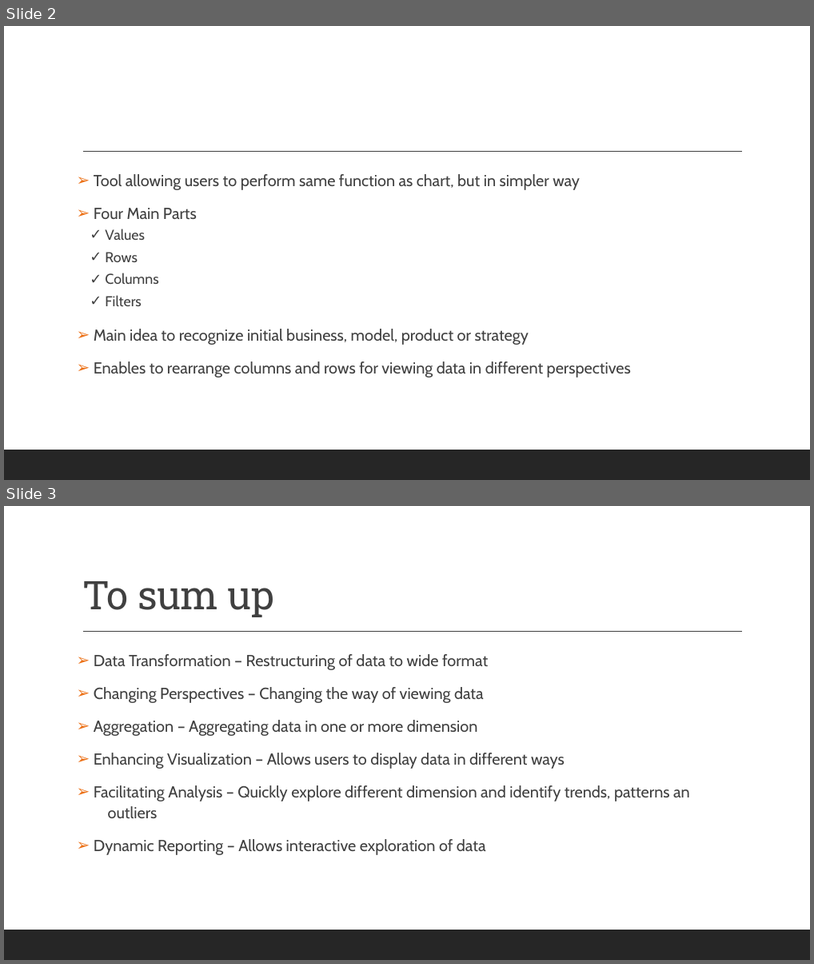
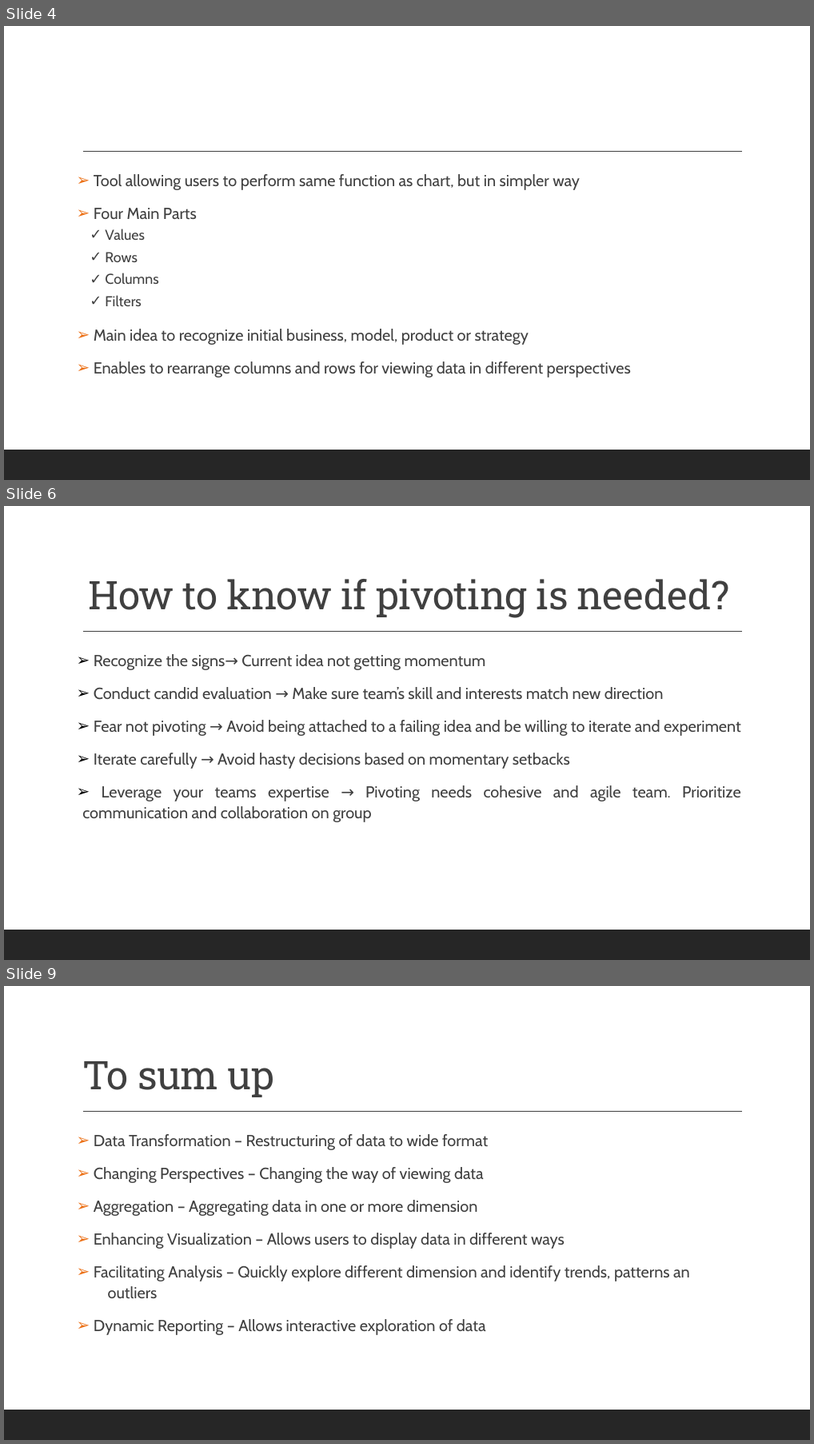
Before and after one commit to spaggiari65/present, a slide deck: PIVOTING.pptx. Shown one above the other, each under a label of ours: slides 2 and 3 before the commit, slides 4, 6 and 9 after it; the slides between them are not shown. The pictures are 814x964 and 814x1444 pixels, drawn with LibreOffice and Linux fonts; fonts in the diff are those of the drawing. Boxes give left, top, right and bottom in pixels: in the first picture for what was removed or moved away, otherwise in the second. Text is boxed around its words. In the diff, an @@ line names an element or a change of style, - is before the commit and + after.

```diff
--- a/PIVOTING.pptx
+++ b/PIVOTING.pptx
@@ slide 6 added at [4,506,810,960], background #FFFFFF; not listed: 2 template elements that a slide beside it also shows @@
@@ title added at [89,579,730,618], 47 pt, text #404040 @@
+How to know if pivoting is needed?
@@ text added at [82,654,742,822], 19 pt, text #404040 @@
+➢ Recognize the signs→ Current idea not getting momentum
+➢ Conduct candid evaluation → Make sure team’s skill and interests match new direction
+➢ Fear not pivoting → Avoid being attached to a failing idea and be willing to iterate and experiment
+➢ Iterate carefully → Avoid hasty decisions based on momentary setbacks
+➢ Leverage your teams expertise → Pivoting needs cohesive and agile team. Prioritize communication and collaboration on group
@@ what was slide 2 is now slide 4 @@
@@ what was slide 3 is now slide 9 @@
```
Also in this commit, not shown: 10 other slides added, 1 other file.
